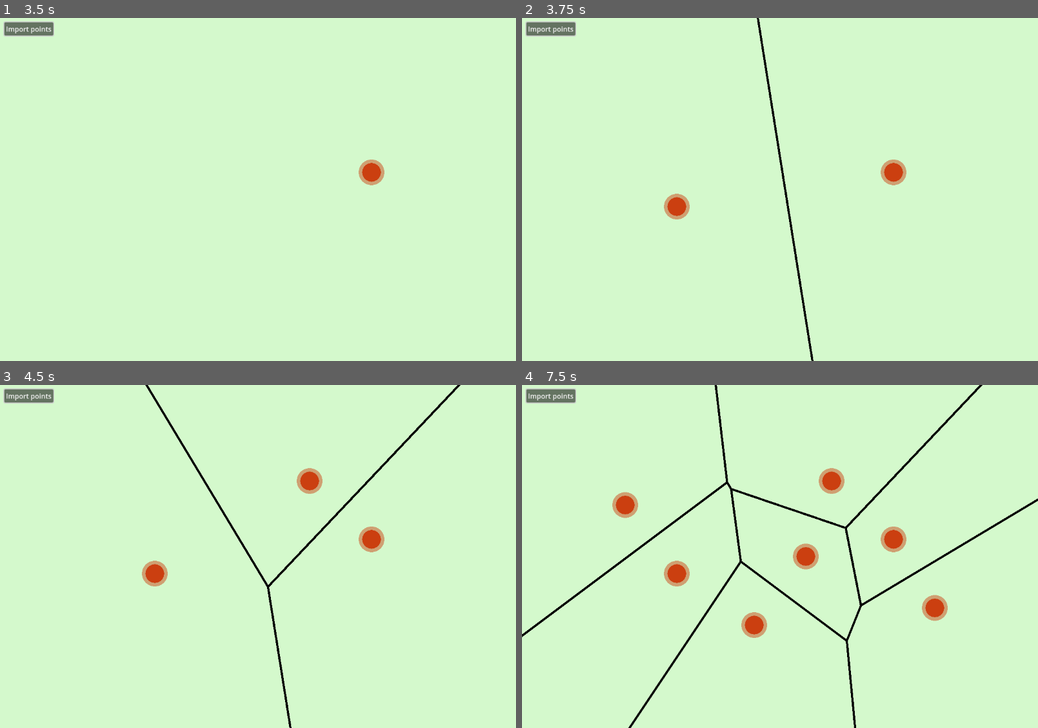
Above: before the commit, frames 1-4 (two rows, left to right).
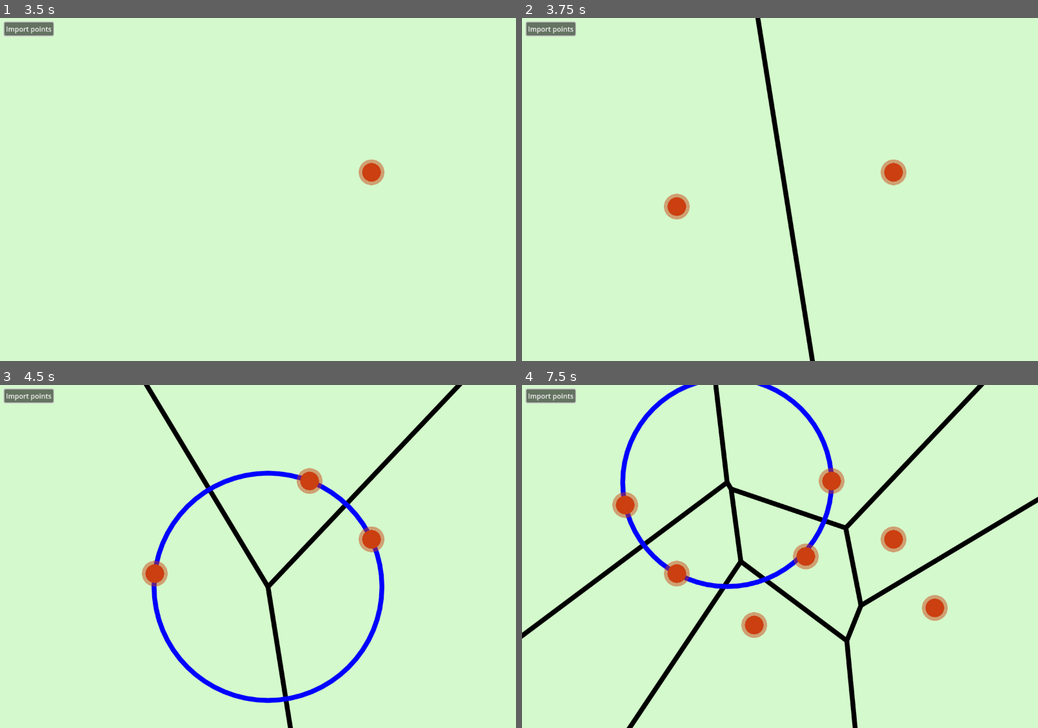
Above: after the commit, the same moments.

Repository: riorio805/geokom
Game: Godot game, scene res://fredo's playground/fredo.tscn
The game is run twice, just before and just after one commit, with the same random seed, the same clock (stepped at 60 frames per second) and the same inputs. Before the commit the project starts from res://main.tscn.
Inputs (mouse positions are in pixels of both pictures, inside the frame that each line leads up to):
- Up to frame 1 (3.5 s): click "Import points" at 0.5 s; click "Import points" at 1.25 s; click "Import points" at 2 s; tap Enter at 2.75 s; move the mouse to (371, 172) at 2.77 s; click (371, 172) at 2.92 s
- Up to frame 2 (3.75 s): tap R (debug_reset) at 3.5 s; drag from (676, 206) to (754, 258) at 3.52 s
- Up to frame 3 (4.5 s): tap R (debug_reset) at 4.25 s; move the mouse to (309, 481) at 4.27 s; click (309, 481) at 4.42 s
- Up to frame 4 (7.5 s): tap R (debug_reset) at 5, 5.75, 6.5 s; drag from (754, 625) to (625, 505) at 5.02 s; move the mouse to (934, 607) at 5.77 s; click (934, 607) at 5.92 s; drag from (625, 505) to (702, 470) at 6.52 s; move the mouse to (805, 556) at 7.27 s; click (805, 556) at 7.42 s

Frame 1 is identical in both runs. In frame 2, 0.8% of the frame differs, in the area x 45-57%, y 0-100%; in frame 3, 3.4%; in frame 4, 4.7%, in the area x 0-100%, y 0-100%.

Commit message:
final changes

Diff:
--- a/fredo's playground/voronoi_fredo.gd
+++ b/fredo's playground/voronoi_fredo.gd
@@ -28,10 +28,10 @@
 # Update camera bounds and adjust MIN_X, MAX_X, MIN_Y, MAX_Y accordingly
 func update_camera(bounds:Rect2):
 	bounding_box = bounds
-	MIN_X = bounding_box.position.x
-	MAX_X = bounding_box.end.x
-	MIN_Y = bounding_box.position.y
-	MAX_Y = bounding_box.end.y
+	MIN_X = bounding_box.position.x - 1000
+	MAX_X = bounding_box.end.x + 1000
+	MIN_Y = bounding_box.position.y - 1000
+	MAX_Y = bounding_box.end.y + 1000
 
 # Draw the Voronoi diagram
 func _draw() -> void:
--- a/project.godot
+++ b/project.godot
@@ -11,7 +11,7 @@
 [application]
 
 config/name="voronoi"
-run/main_scene="res://main.tscn"
+run/main_scene="res://fredo's playground/fredo.tscn"
 config/features=PackedStringArray("4.3", "Forward Plus")
 config/icon="res://icon.svg"
 
Not shown, added: export_presets.cfg
Not shown, changed: README.md
